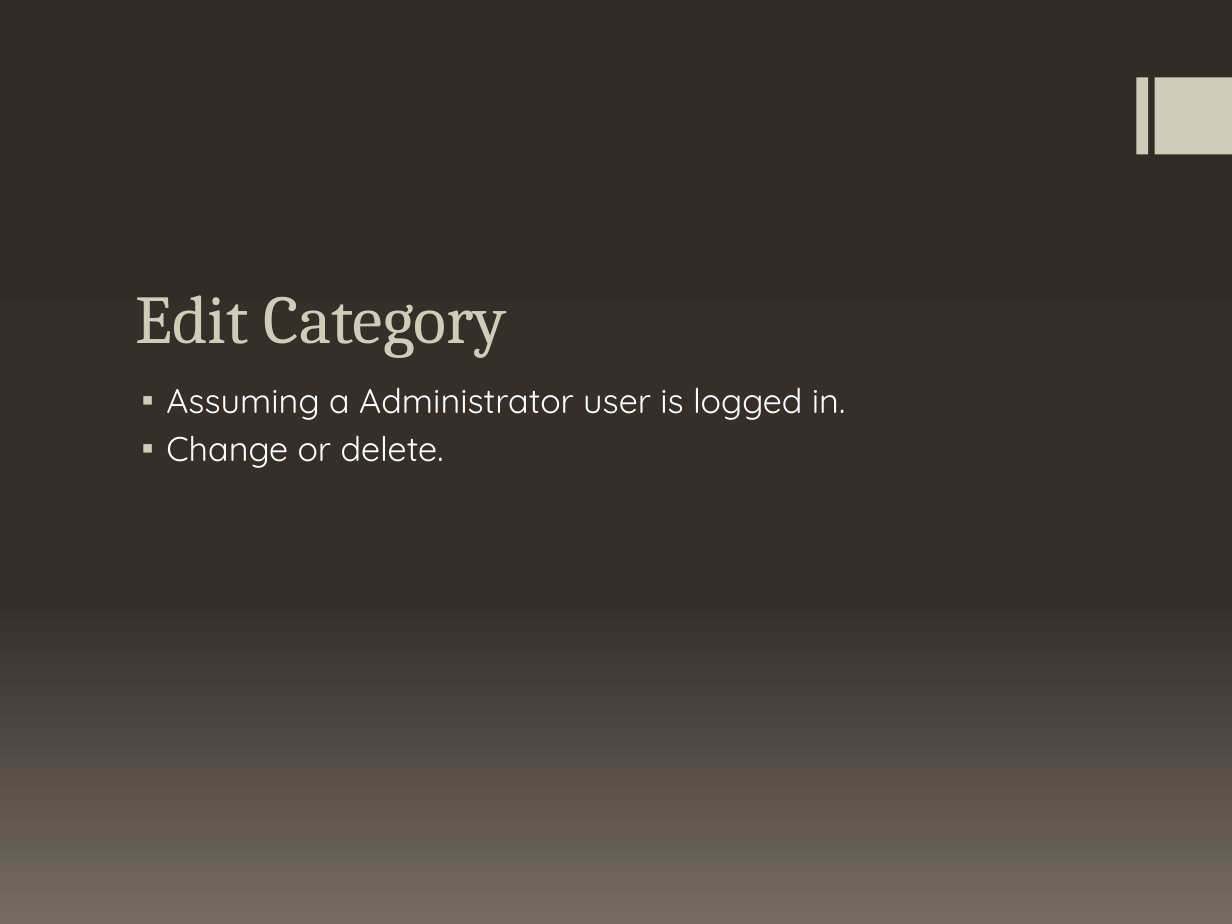
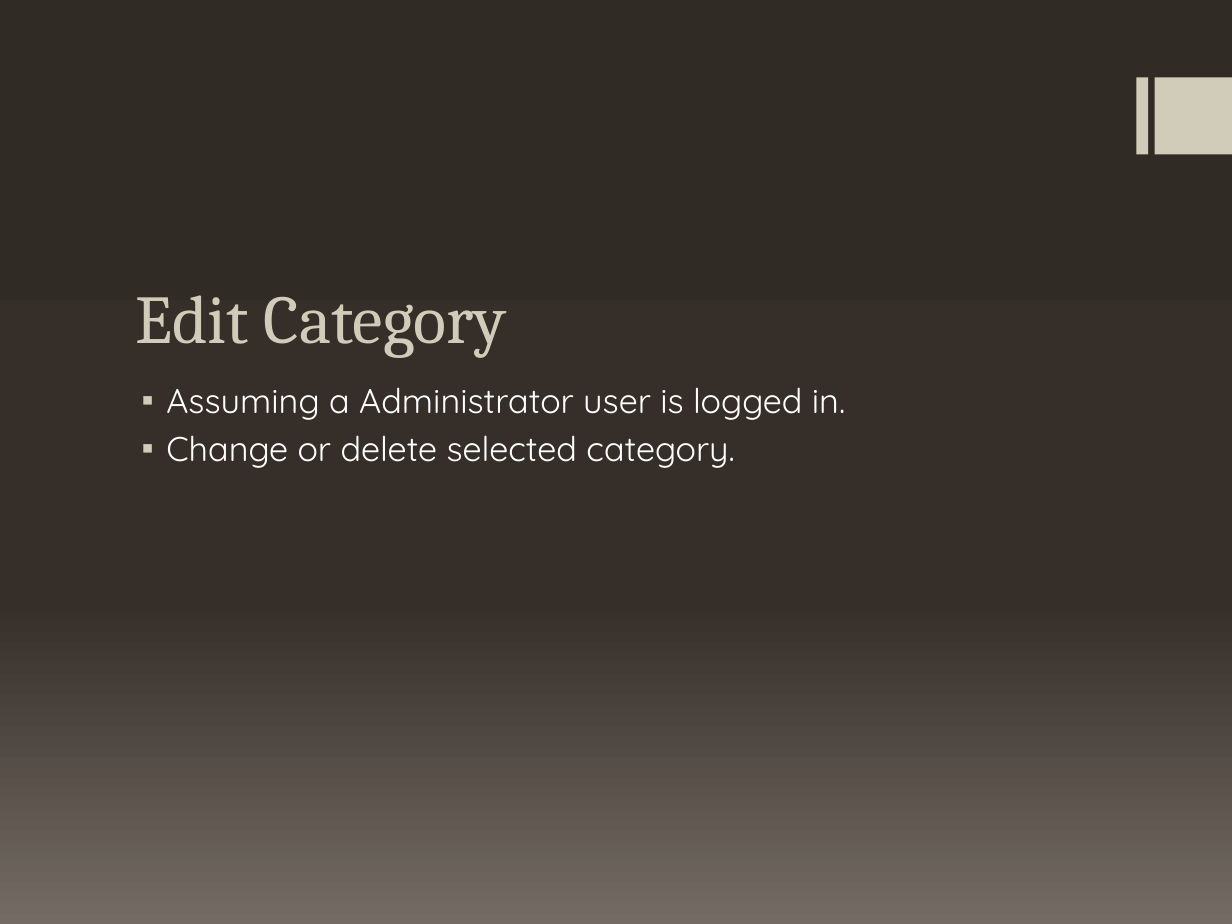
Before and after one commit to patrickbraud/CapstoneProject, a slide deck: slide 6 of Proposal/Prototype/Prototype – TTU CS Blog.pptx. Drawn at 1232x924 pixels with LibreOffice and Linux fonts; fonts in the diff are those of the drawing. Boxes give left, top, right and bottom in pixels: in the first picture for what was removed or moved away, otherwise in the second. Text is boxed around its words. In the diff, an @@ line names an element or a change of style, - is before the commit and + after.

```diff
--- a/Proposal/Prototype/Prototype – TTU CS Blog.pptx
+++ b/Proposal/Prototype/Prototype – TTU CS Blog.pptx
@@ text at [166, 435, 734, 468]: text changed @@
-▪ Change or delete.
+▪ Change or delete selected category.
```
Also in this commit, not shown: 5 other slides changed.
